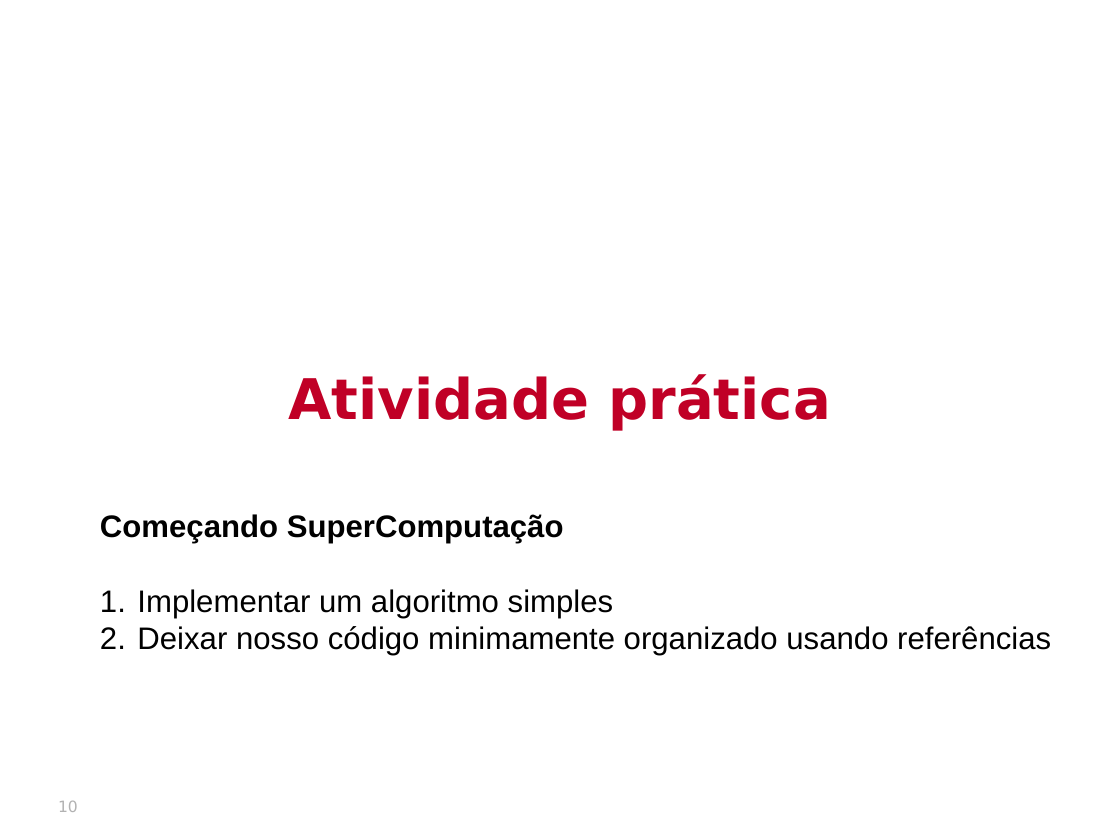
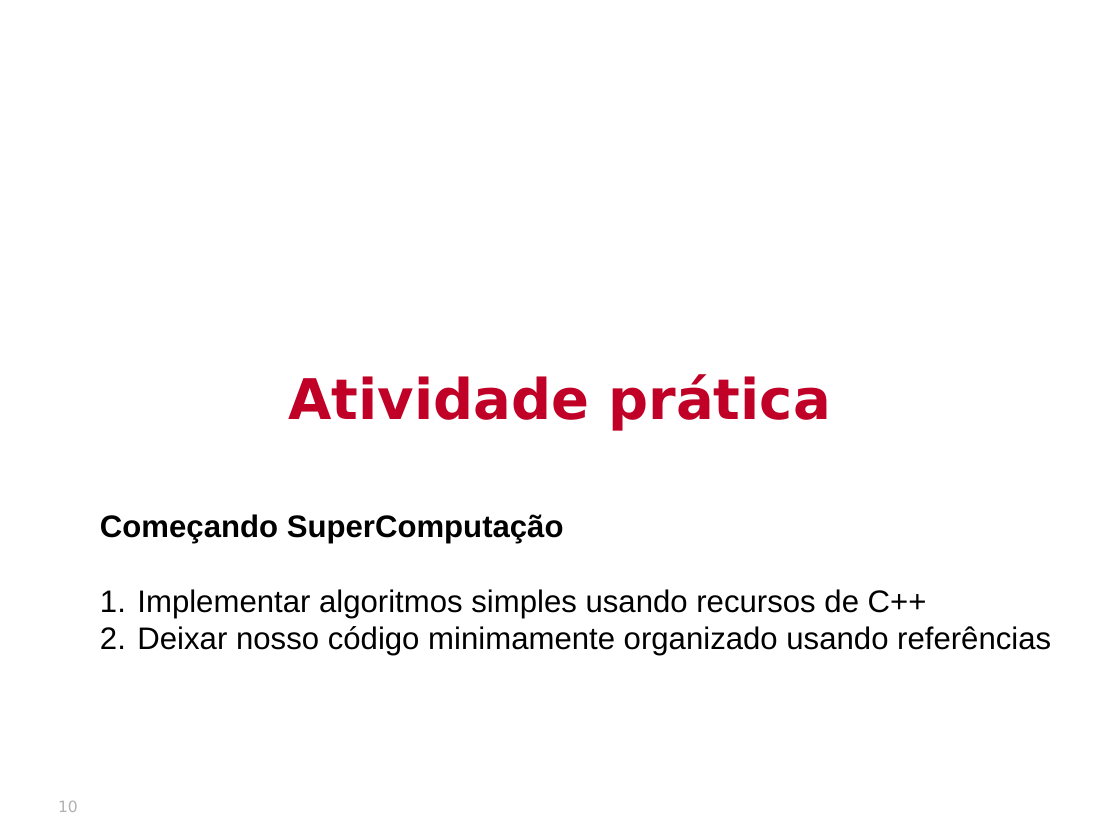
Before and after one commit to thalials/supercomp, a slide deck: slide 10 of aulas/02-desempenho/slides.pptx. Drawn at 1120x840 pixels with LibreOffice and Linux fonts; fonts in the diff are those of the drawing; background and template pictures are left out. Boxes give left, top, right and bottom in pixels: in the first picture for what was removed or moved away, otherwise in the second. Text is boxed around its words. In the diff, an @@ line names an element or a change of style, - is before the commit and + after.

```diff
--- a/aulas/02-desempenho/slides.pptx
+++ b/aulas/02-desempenho/slides.pptx
@@ text at <box>137,589,927,618</box>: text changed @@
-1. Implementar um algoritmo simples
+1. Implementar algoritmos simples usando recursos de C++
```
Also in this commit, not shown: 26 other files.
